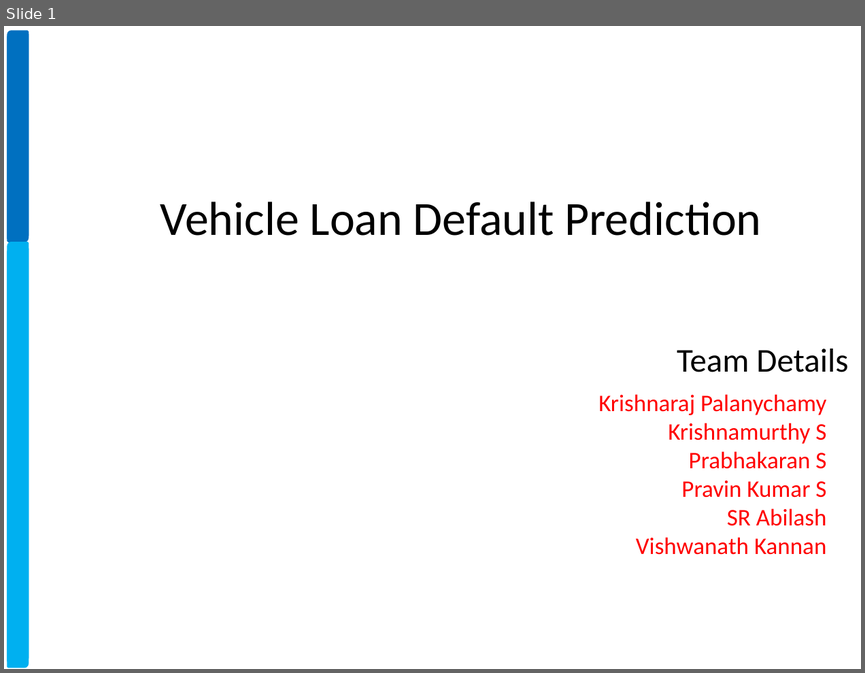
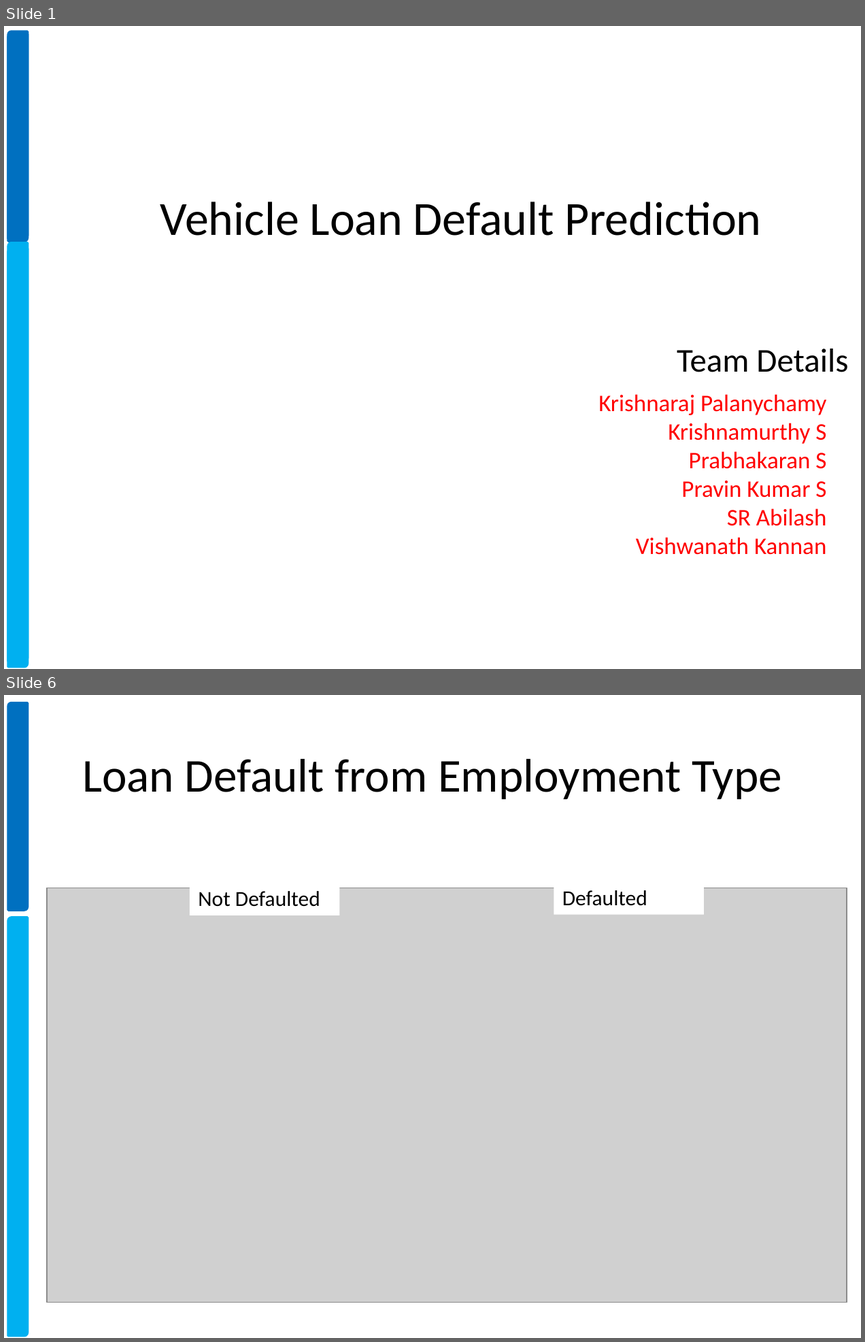
Before and after one commit to xavierigneous/Vehicle-Loan-Default-Prediction, a slide deck: Vehicle Loan Default Prediction.pptx. Shown one above the other, each under a label of ours: slide 1 before the commit, slides 1 and 6 after it; the slides between them are not shown. The pictures are 865x673 and 865x1342 pixels, drawn with LibreOffice and Linux fonts; fonts in the diff are those of the drawing; grey boxes stand for pictures; background and template pictures are left out. Boxes give left, top, right and bottom in pixels: in the first picture for what was removed or moved away, otherwise in the second. Text is boxed around its words. In the diff, an @@ line names an element or a change of style, - is before the commit and + after.

```diff
--- a/Vehicle Loan Default Prediction.pptx
+++ b/Vehicle Loan Default Prediction.pptx
@@ slide 6 added at <box>4,695,861,1338</box>, background #FFFFFF; not listed: 2 template elements that a slide beside it also shows @@
@@ title added at <box>82,759,782,800</box>, 39.6 pt, text #000000 @@
+Loan Default from Employment Type
@@ picture added at <box>47,888,847,1302</box> @@
@@ rectangle added at <box>190,881,340,915</box>, fill #FFFFFF, 18 pt, text #000000 @@
+Not Defaulted
@@ rectangle added at <box>554,880,704,915</box>, fill #FFFFFF, 18 pt, text #000000 @@
+Defaulted
```
Also in this commit, not shown: 6 slides changed, 1 other slide added, 1 slide removed, 3 other files.
